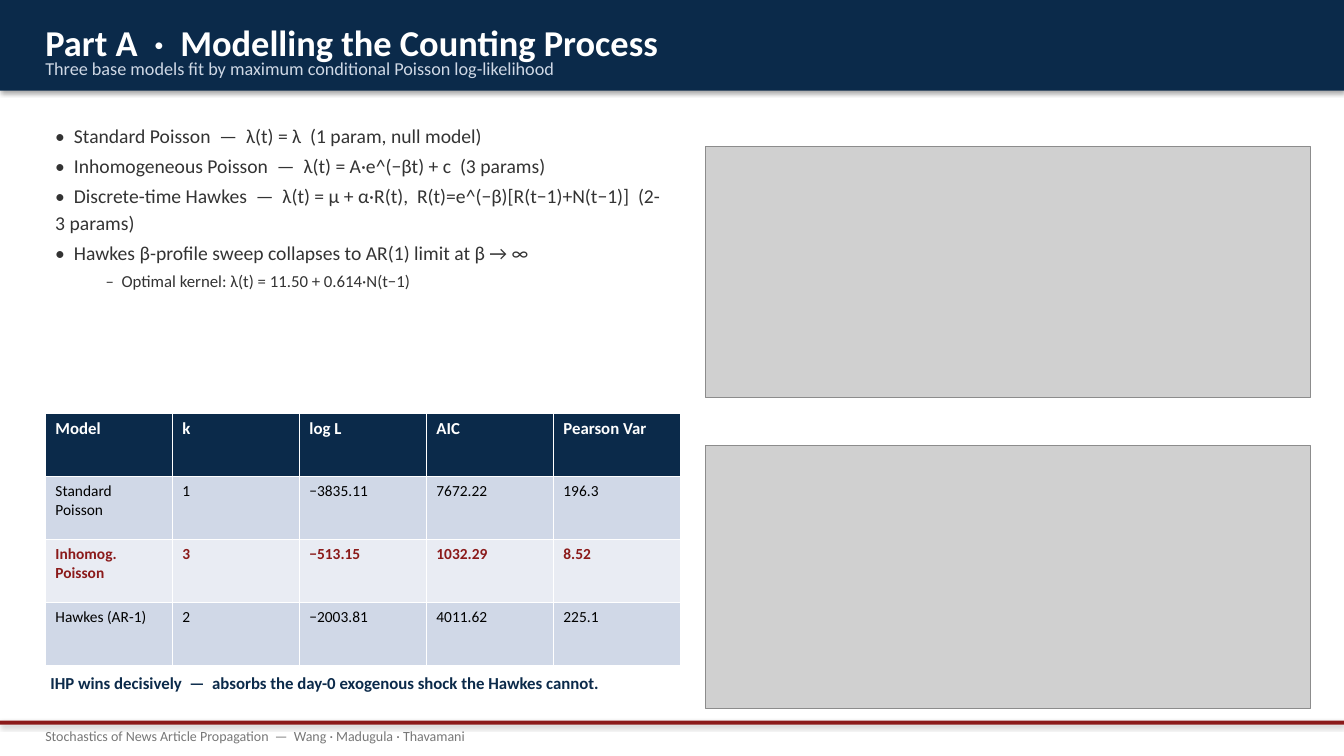
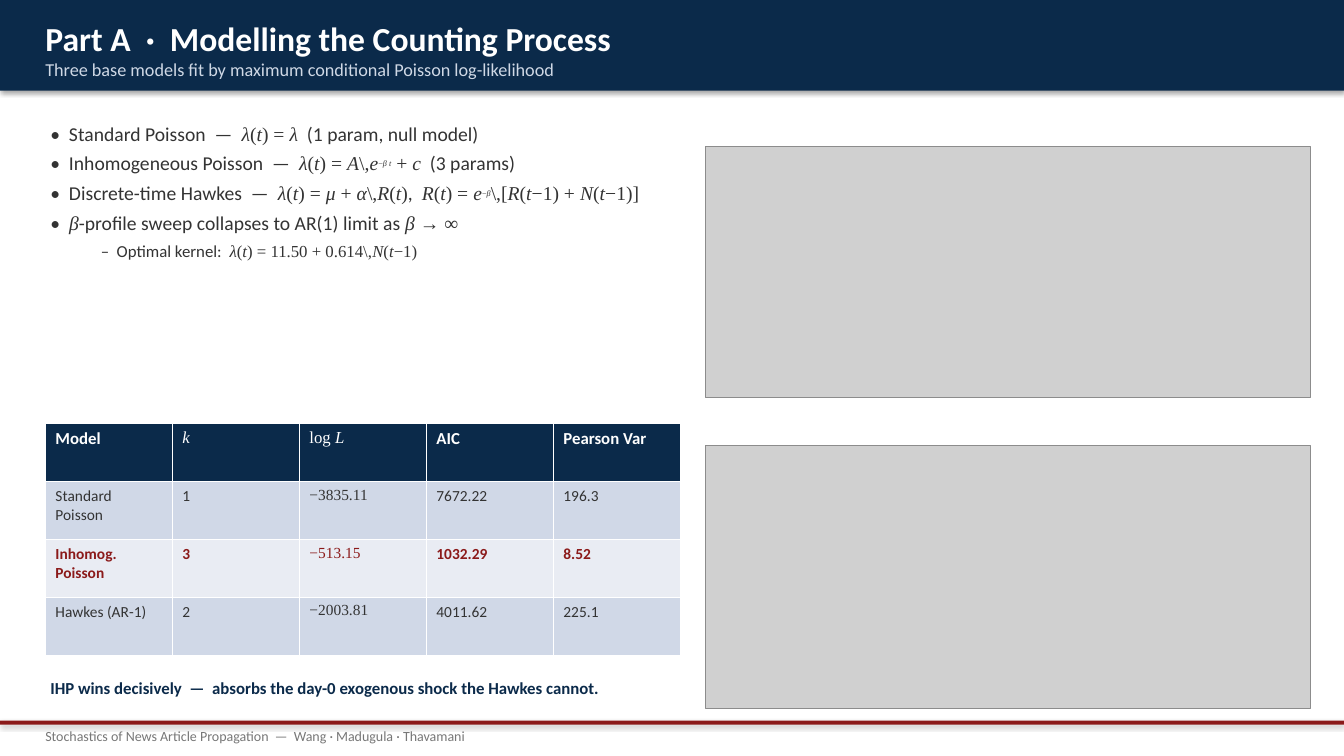
Before and after one commit to whrui720/StochasticNewsSim, a slide deck: slide 3 of StochasticNewsSim_presentation.pptx. Drawn at 1344x756 pixels with LibreOffice and Linux fonts; fonts in the diff are those of the drawing; grey boxes stand for pictures. Boxes give left, top, right and bottom in pixels: in the first picture for what was removed or moved away, otherwise in the second. Text is boxed around its words. In the diff, an @@ line names an element or a change of style, - is before the commit and + after.

Commit message:
attempt at fixing formatting; more theory added to slides and script

```diff
--- a/StochasticNewsSim_presentation.pptx
+++ b/StochasticNewsSim_presentation.pptx
@@ text "Part A · Modelling the ..." at bbox=[45, 27, 611, 57]: size 26 to 24 pt @@
@@ text at bbox=[69, 127, 479, 145]: font Calibri to Times New Roman in "λ(t) = λ"; italic on in "λ(t) λ" @@
@@ text at bbox=[69, 156, 639, 261]: text changed @@
-• Inhomogeneous Poisson — λ(t) = A·e^(−βt) + c (3 params)
-• Discrete-time Hawkes — λ(t) = μ + α·R(t), R(t)=e^(−β)[R(t−1)+N(t−1)] (2-3 params)
-• Hawkes β-profile sweep collapses to AR(1) limit at β → ∞
-  – Optimal kernel: λ(t) = 11.50 + 0.614·N(t−1)
+• Inhomogeneous Poisson — λ(t) = A\,e−β t + c (3 params)
+• Discrete-time Hawkes — λ(t) = μ + α\,R(t), R(t) = e−β\,[R(t−1) + N(t−1)]
+• β-profile sweep collapses to AR(1) limit as β → ∞
+  – Optimal kernel: λ(t) = 11.50 + 0.614\,N(t−1)
@@ table at bbox=[45, 423, 681, 655] @@
@@ font Calibri to Times New Roman in "k", "log L", "−3835.11", "−513.15" and 1 more places @@
@@ bold off in "k", "log L", "−513.15" @@
@@ italic on in "k", "L" @@
@@ text colour #000000 to #333333 in "Standard Poisson", "1", "−3835.11", "7672.22" and 6 more places @@
@@ table: place and size @@
-table at bbox=[45, 413, 681, 665]
+table at bbox=[45, 423, 681, 655]
@@ text "IHP wins decisively — absorbs ...": place and size @@
-text "IHP wins decisively — absorbs ..." at bbox=[50, 677, 598, 692]
+text "IHP wins decisively — absorbs ..." at bbox=[50, 682, 598, 697]
```
Also in this commit, not shown: 7 other slides changed, 2 slides added, 1 slide removed, 2 other files.
